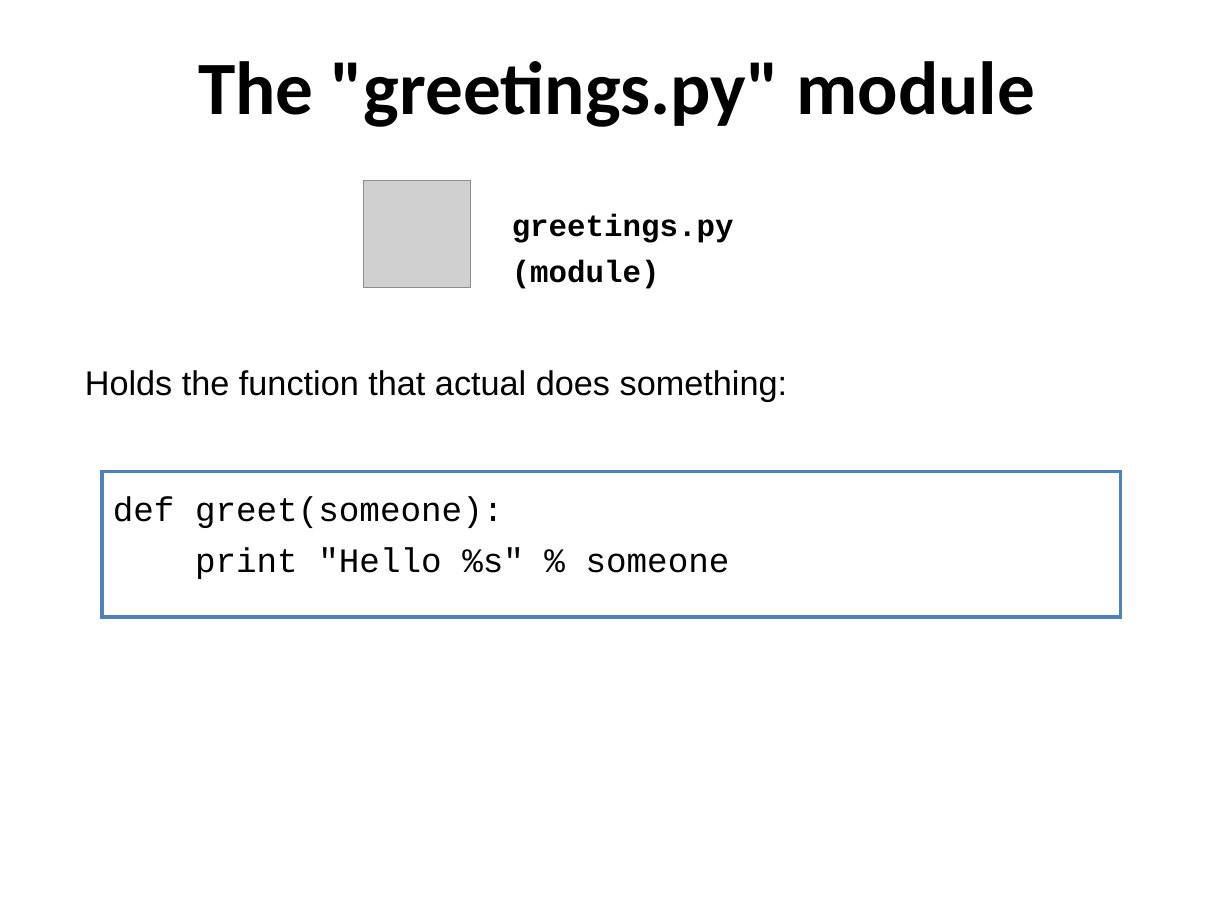
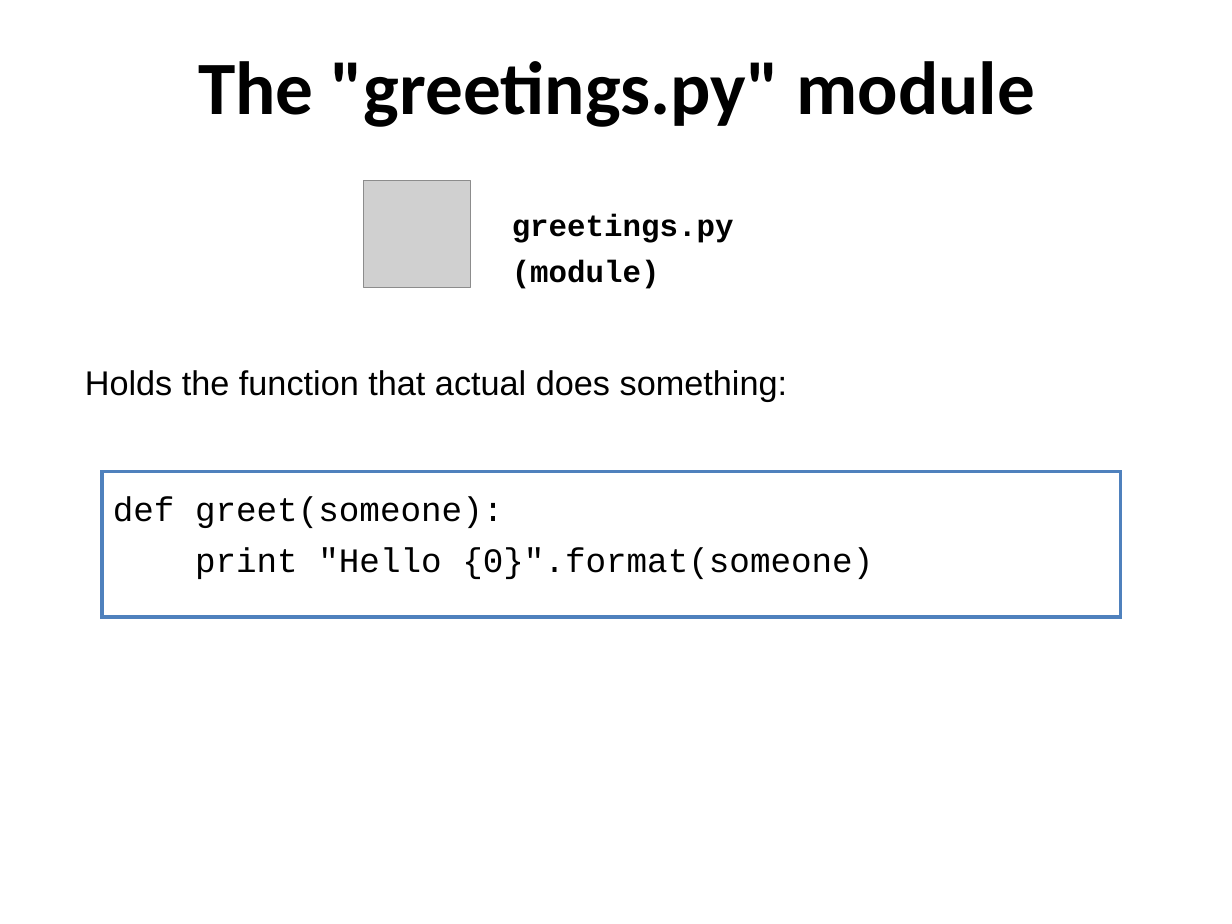
Before and after one commit to ncasuk/ncas-isc, a slide deck: slide 4 of python/presentations/learning_python/17_ceda-scripts.ppt. Drawn at 1232x924 pixels with LibreOffice and Linux fonts; fonts in the diff are those of the drawing; grey boxes stand for pictures; background and template pictures are left out. Boxes give left, top, right and bottom in pixels: in the first picture for what was removed or moved away, otherwise in the second. Text is boxed around its words. In the diff, an @@ line names an element or a change of style, - is before the commit and + after.

```diff
--- a/python/presentations/learning_python/17_ceda-scripts.ppt
+++ b/python/presentations/learning_python/17_ceda-scripts.ppt
@@ text in rectangle at (x1=195, y1=547, x2=873, y2=579): text changed @@
-print "Hello %s" % someone
+print "Hello {0}".format(someone)
```
Also in this commit, not shown: 11 other files.
